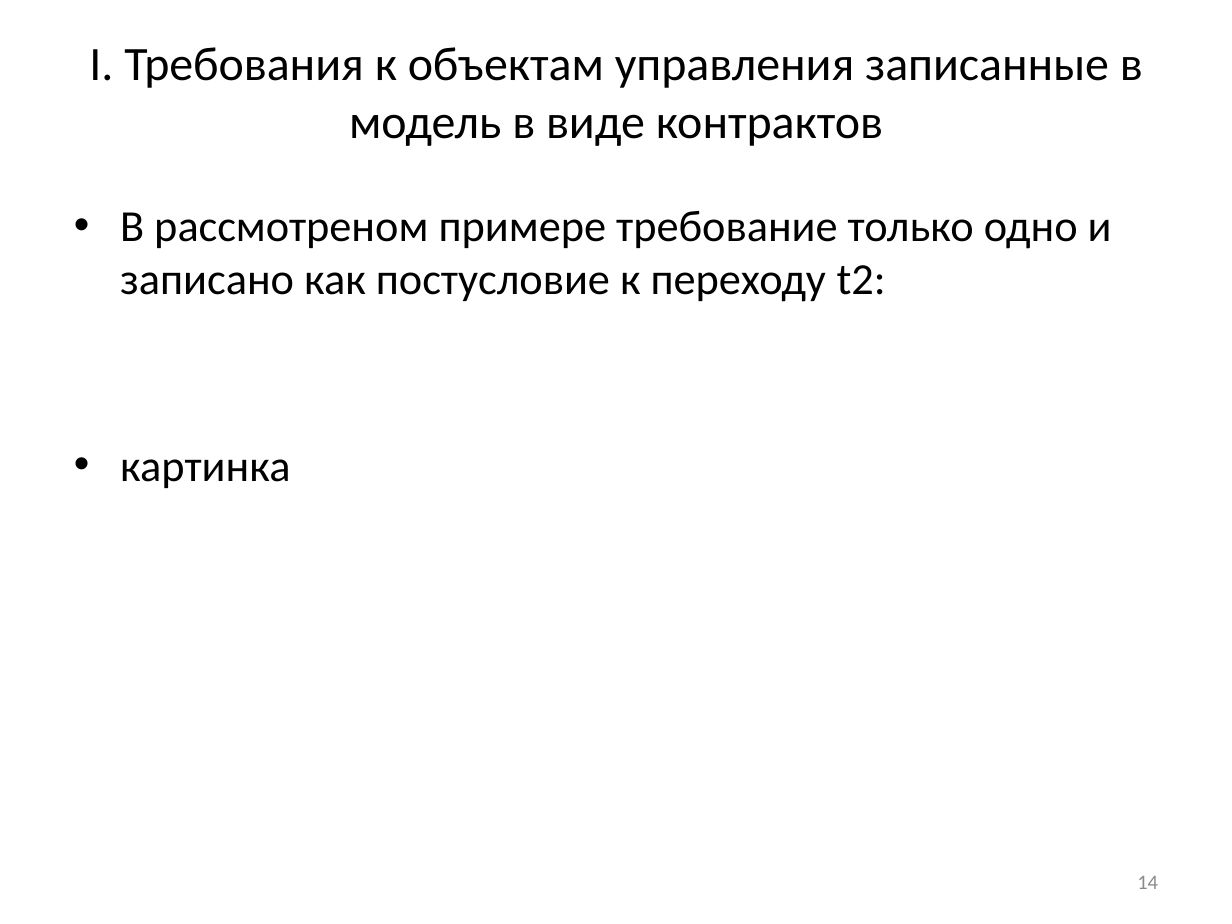
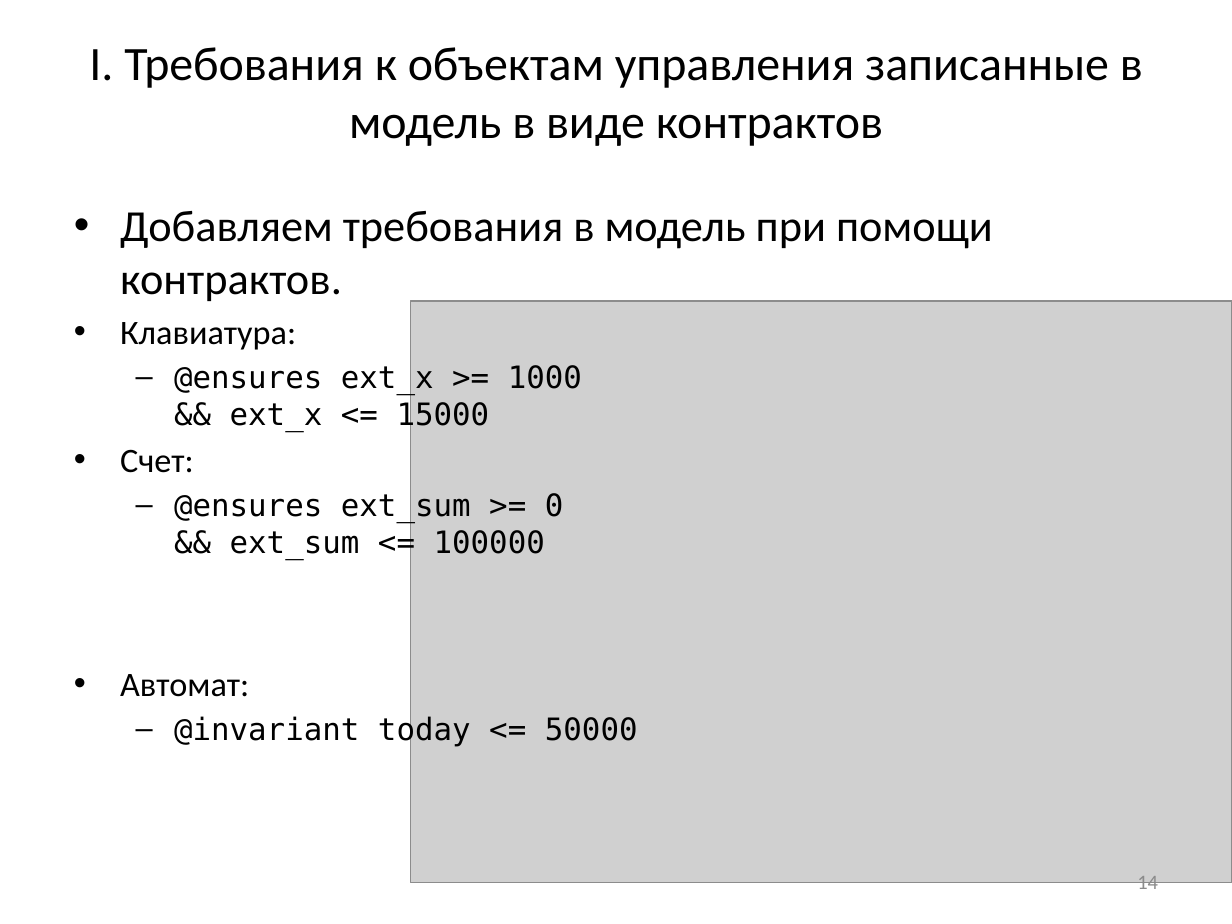
Before and after one commit to nohoper/masters, a slide deck: slide 14 of kmu.pptx. Drawn at 1232x924 pixels with LibreOffice and Linux fonts; fonts in the diff are those of the drawing; grey boxes stand for pictures. Boxes give left, top, right and bottom in pixels: in the first picture for what was removed or moved away, otherwise in the second. Text is boxed around its words. In the diff, an @@ line names an element or a change of style, - is before the commit and + after.

```diff
--- a/kmu.pptx
+++ b/kmu.pptx
@@ text at <box>120,211,993,747</box>: text changed; size 25.9 to 18 pt; font Calibri to DejaVu Sans Mono @@
-• В рассмотреном примере требование только одно и записано как постусловие к переходу t2:
-• картинка
+• Добавляем требования в модель при помощи контрактов.
+• Клавиатура:
+  – @ensures ext_x >= 1000
+    && ext_x <= 15000
+• Счет:
+  – @ensures ext_sum >= 0
+    && ext_sum <= 100000
+• Автомат:
+  – @invariant today <= 50000
@@ picture added at <box>410,301,1232,882</box> @@
```
Also in this commit, not shown: 19 other slides changed, 2 slides removed.
